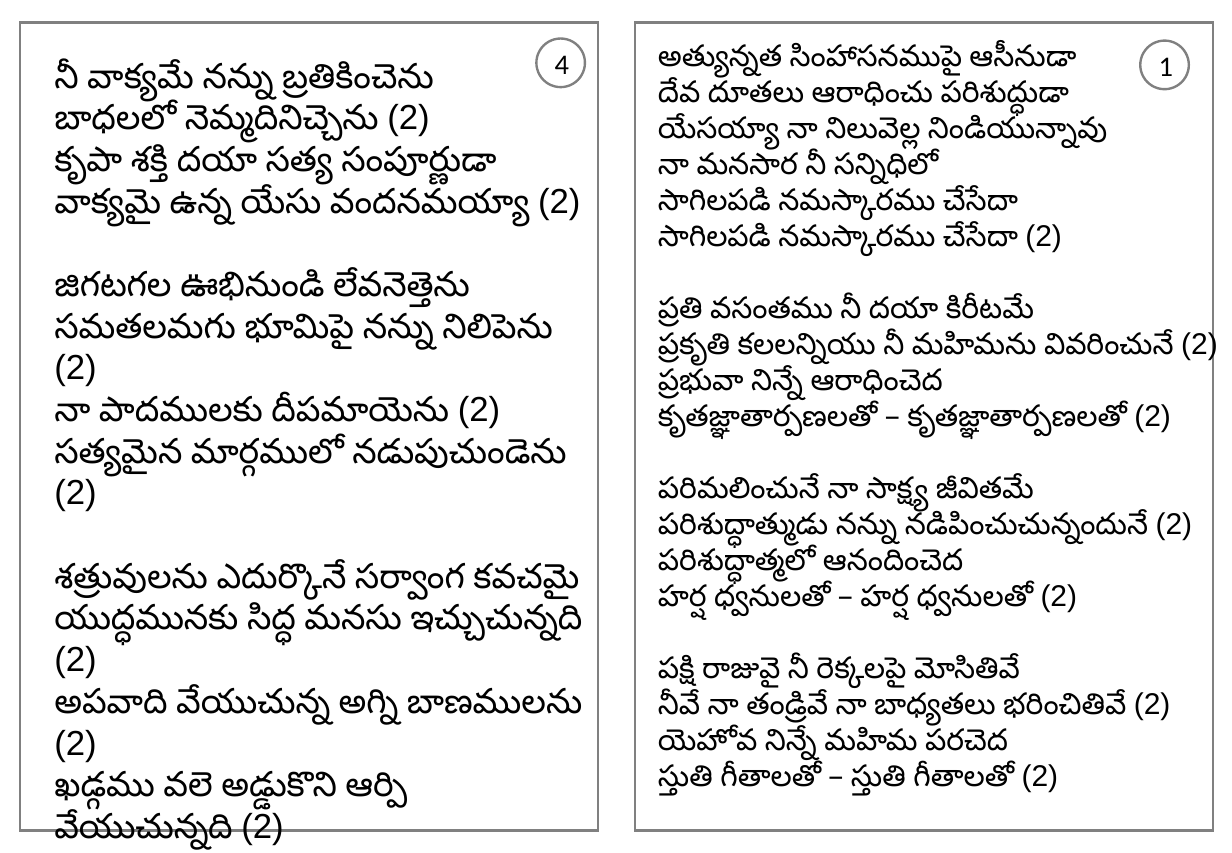
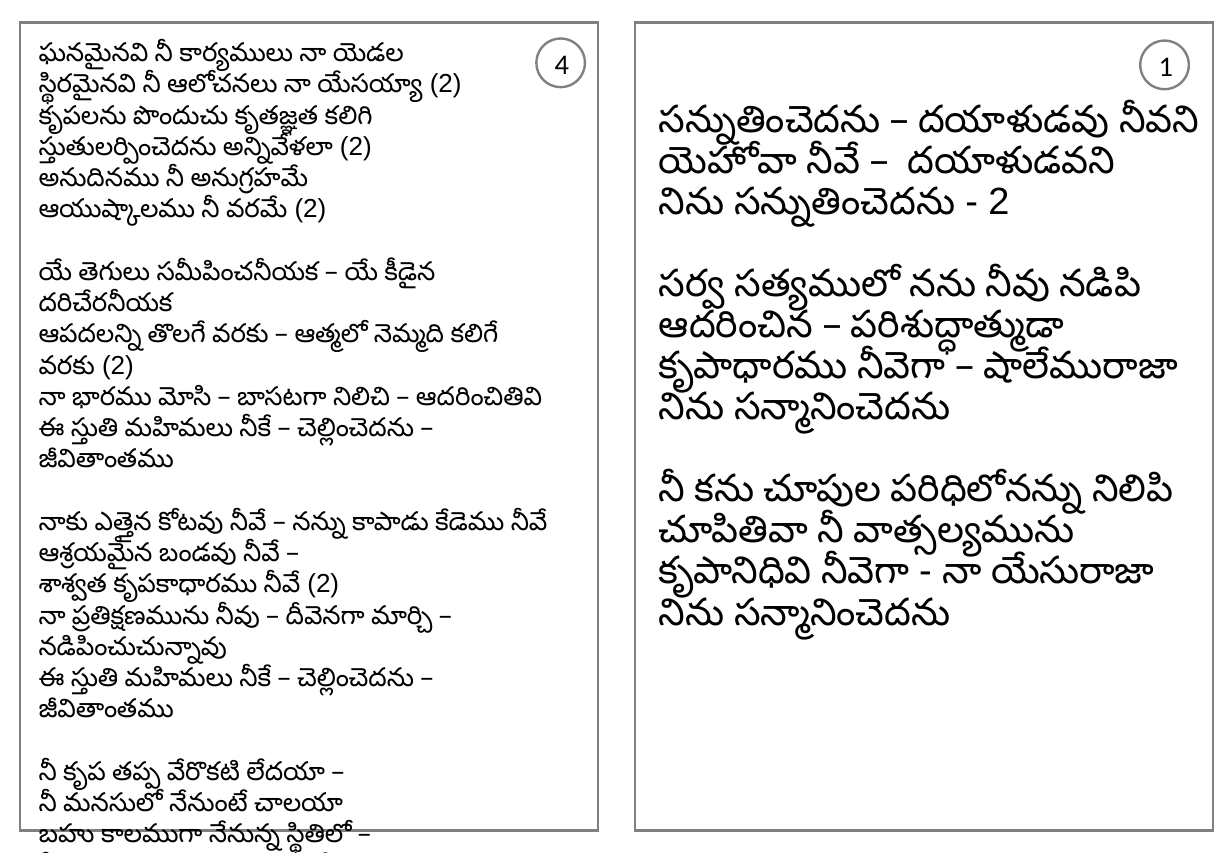
Before and after one commit to venu-webdev/songsDb, a slide deck: slide 1 of songsTemplate.pptx. Drawn at 1232x853 pixels with LibreOffice and Linux fonts; fonts in the diff are those of the drawing. Boxes give left, top, right and bottom in pixels: in the first picture for what was removed or moved away, otherwise in the second. Text is boxed around its words. In the diff, an @@ line names an element or a change of style, - is before the commit and + after.

```diff
--- a/songsTemplate.pptx
+++ b/songsTemplate.pptx
@@ text at (39, 42, 548, 853): text changed; size 22 to 16.5 pt @@
-నీ వాక్యమే నన్ను బ్రతికించెను
-బాధలలో నెమ్మదినిచ్చెను (2)
-కృపా శక్తి దయా సత్య సంపూర్ణుడా
-వాక్యమై ఉన్న యేసు వందనమయ్యా (2)
-జిగటగల ఊభినుండి లేవనెత్తెను
-సమతలమగు భూమిపై నన్ను నిలిపెను (2)
-నా పాదములకు దీపమాయెను (2)
-సత్యమైన మార్గములో నడుపుచుండెను (2)
-శత్రువులను ఎదుర్కొనే సర్వాంగ కవచమై
-యుద్ధమునకు సిద్ధ మనసు ఇచ్చుచున్నది (2)
-అపవాది వేయుచున్న అగ్ని బాణములను (2)
-ఖడ్గము వలె అడ్డుకొని ఆర్పి వేయుచున్నది (2)
+ఘనమైనవి నీ కార్యములు నా యెడల
+స్థిరమైనవి నీ ఆలోచనలు నా యేసయ్యా (2)
+కృపలను పొందుచు కృతజ్ఞత కలిగి
+స్తుతులర్పించెదను అన్నివేళలా (2)
+అనుదినము నీ అనుగ్రహమే
+ఆయుష్కాలము నీ వరమే (2)
+యే తెగులు సమీపించనీయక – యే కీడైన దరిచేరనీయక
+ఆపదలన్ని తొలగే వరకు – ఆత్మలో నెమ్మది కలిగే వరకు (2)
+నా భారము మోసి – బాసటగా నిలిచి – ఆదరించితివి
+ఈ స్తుతి మహిమలు నీకే – చెల్లించెదను – జీవితాంతము
+నాకు ఎత్తైన కోటవు నీవే – నన్ను కాపాడు కేడెము నీవే
+ఆశ్రయమైన బండవు నీవే –
+శాశ్వత కృపకాధారము నీవే (2)
+నా ప్రతిక్షణమును నీవు – దీవెనగా మార్చి – నడిపించుచున్నావు
+ఈ స్తుతి మహిమలు నీకే – చెల్లించెదను – జీవితాంతము
+నీ కృప తప్ప వేరొకటి లేదయా –
+నీ మనసులో నేనుంటే చాలయా
+బహు కాలముగా నేనున్న స్థితిలో –
+నీ కృప నా యెడ చాలునంటివే (2)
+నీ అరచేతిలో నను – చెక్కుకుంటివి – నాకేమి కొదువ
+ఈ స్తుతి మహిమలు నీకే చెల్లించెదను జీవితాంతము
@@ text at (659, 104, 1199, 640): text changed; size 19 to 24 pt @@
-అత్యున్నత సింహాసనముపై ఆసీనుడా
-దేవ దూతలు ఆరాధించు పరిశుద్ధుడా
-యేసయ్యా నా నిలువెల్ల నిండియున్నావు
-నా మనసార నీ సన్నిధిలో
-సాగిలపడి నమస్కారము చేసేదా
-సాగిలపడి నమస్కారము చేసేదా (2)
-ప్రతి వసంతము నీ దయా కిరీటమే
-ప్రకృతి కలలన్నియు నీ మహిమను వివరించునే (2)
-ప్రభువా నిన్నే ఆరాధించెద
-కృతజ్ఞాతార్పణలతో – కృతజ్ఞాతార్పణలతో (2)
-పరిమలించునే నా సాక్ష్య జీవితమే
-పరిశుద్ధాత్ముడు నన్ను నడిపించుచున్నందునే (2)
-పరిశుద్ధాత్మలో ఆనందించెద
-హర్ష ధ్వనులతో – హర్ష ధ్వనులతో (2)
-పక్షి రాజువై నీ రెక్కలపై మోసితివే
-నీవే నా తండ్రివే నా బాధ్యతలు భరించితివే (2)
-యెహోవ నిన్నే మహిమ పరచెద
-స్తుతి గీతాలతో – స్తుతి గీతాలతో (2)
+సన్నుతించెదను – దయాళుడవు నీవని
+యెహోవా నీవే – దయాళుడవని
+నిను సన్నుతించెదను - 2
+సర్వ సత్యములో నను నీవు నడిపి
+ఆదరించిన – పరిశుద్ధాత్ముడా
+కృపాధారము నీవెగా – షాలేమురాజా
+నిను సన్మానించెదను
+నీ కను చూపుల పరిధిలోనన్ను నిలిపి
+చూపితివా నీ వాత్సల్యమును
+కృపానిధివి నీవెగా - నా యేసురాజా
+నిను సన్మానించెదను
```
Also in this commit, not shown: 1 other slide changed, 4 other files.
